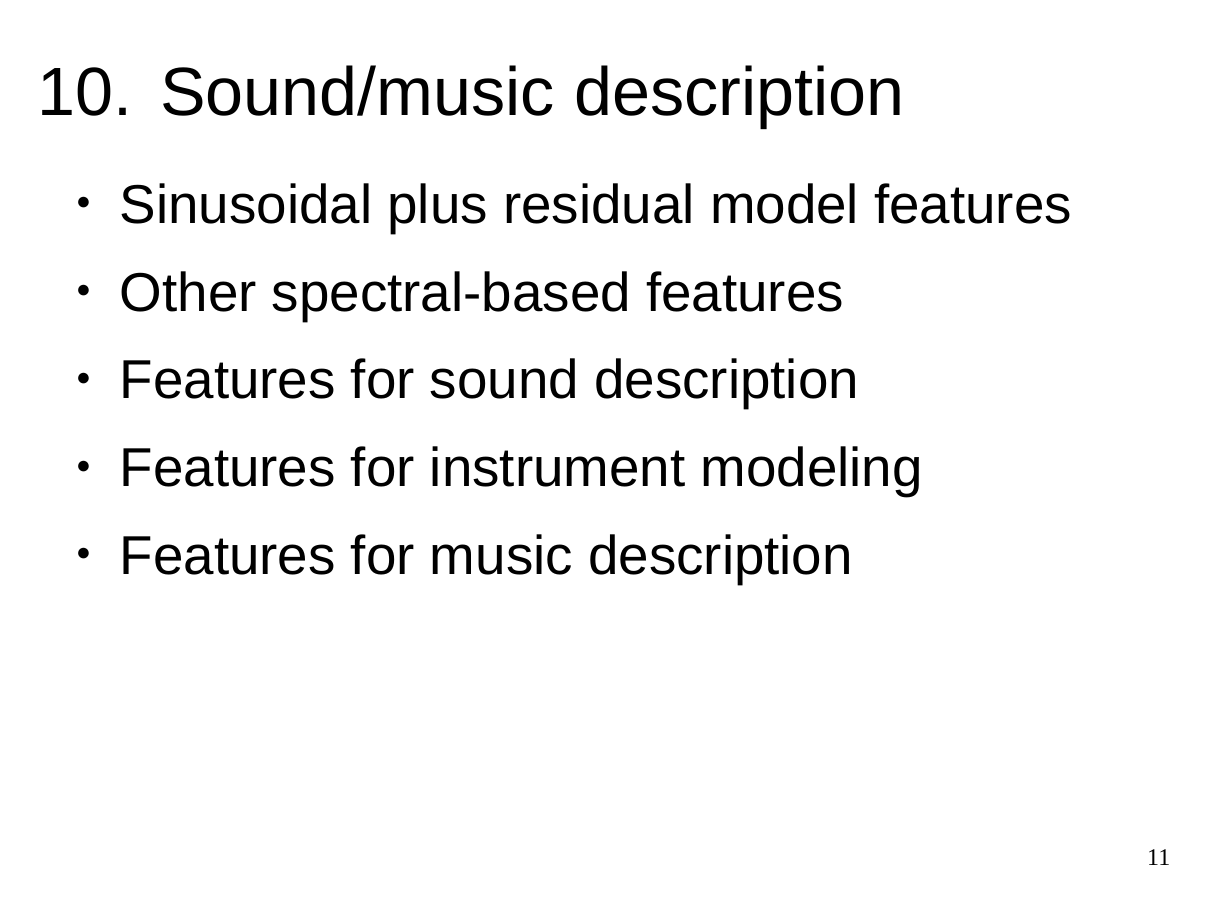
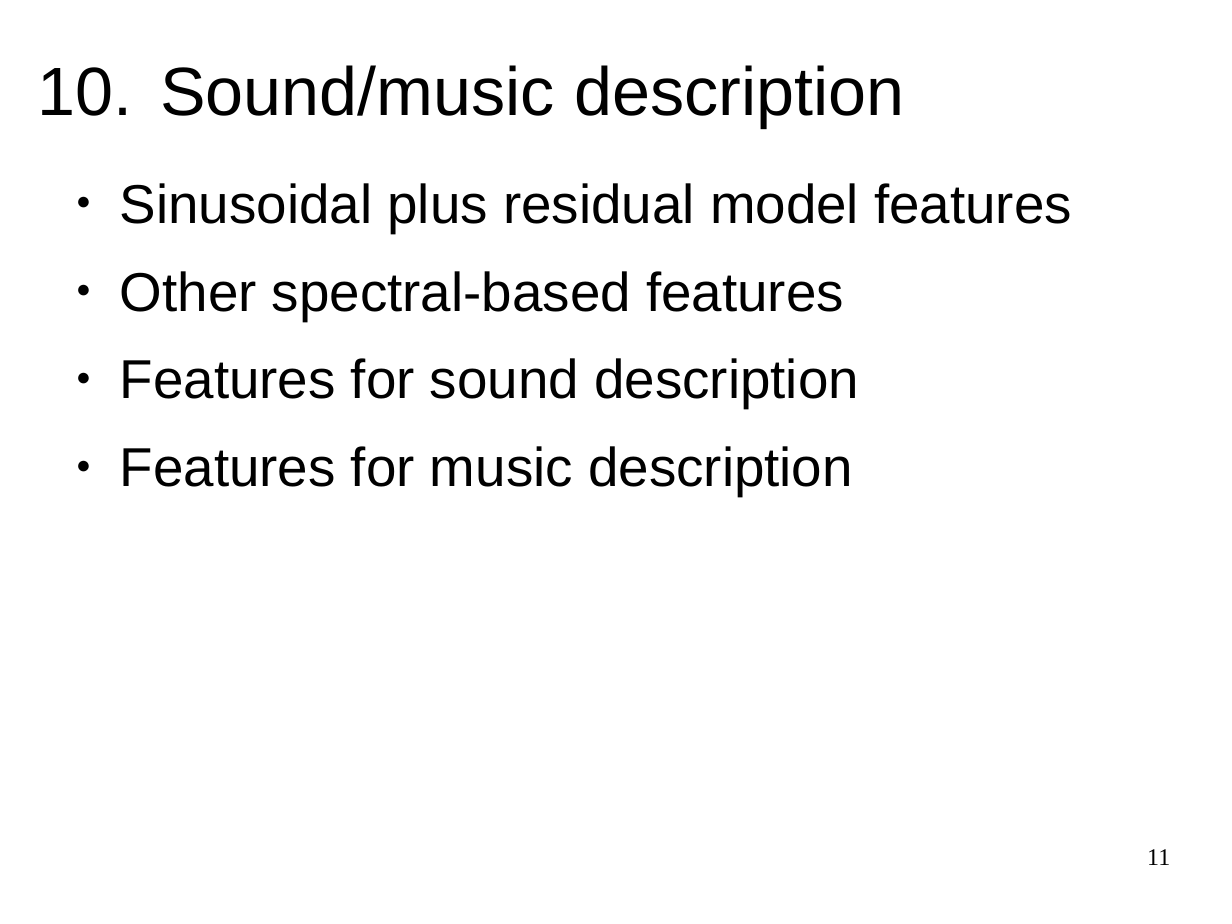
Before and after one commit to MTG/sms-tools, a slide deck: slide 11 of lectures/1-Introduction/Course-outline.odp. Drawn at 1232x924 pixels with LibreOffice and Linux fonts; fonts in the diff are those of the drawing. Boxes give left, top, right and bottom in pixels: in the first picture for what was removed or moved away, otherwise in the second. Text is boxed around its words. In the diff, an @@ line names an element or a change of style, - is before the commit and + after.

```diff
--- a/lectures/1-Introduction/Course-outline.odp
+++ b/lectures/1-Introduction/Course-outline.odp
@@ text at [120, 446, 923, 496]: paragraph removed @@
-● Features for instrument modeling
```
Also in this commit, not shown: 1 slide added, 4 other files.
